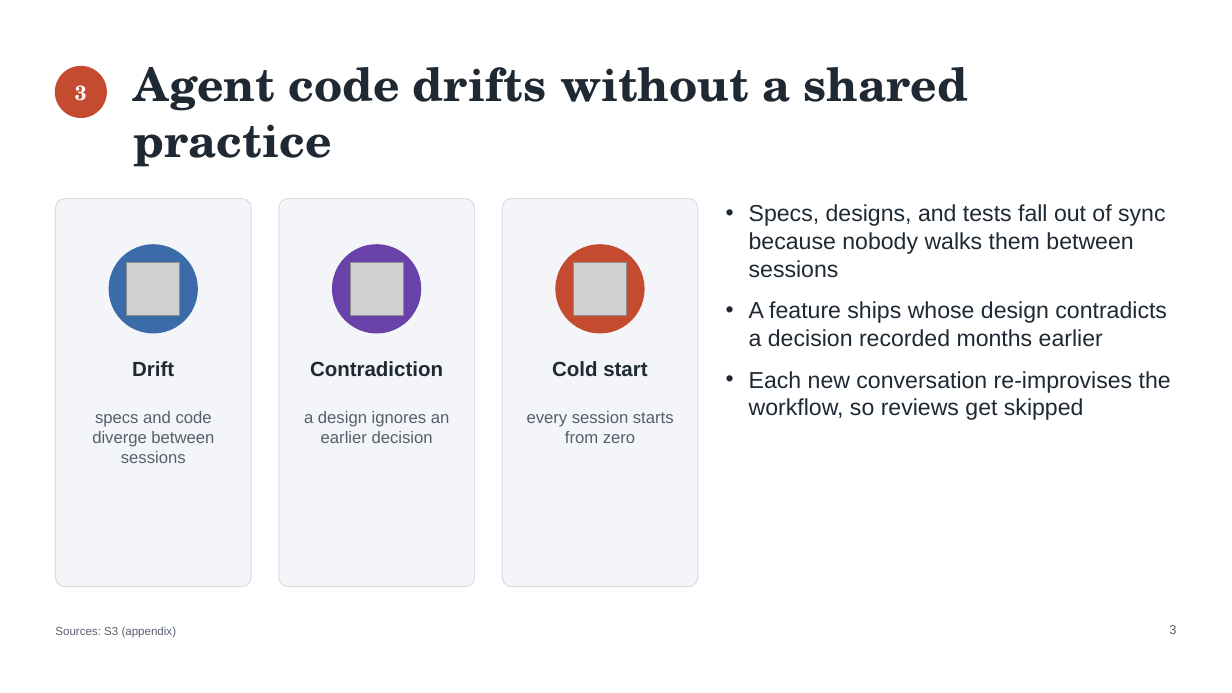
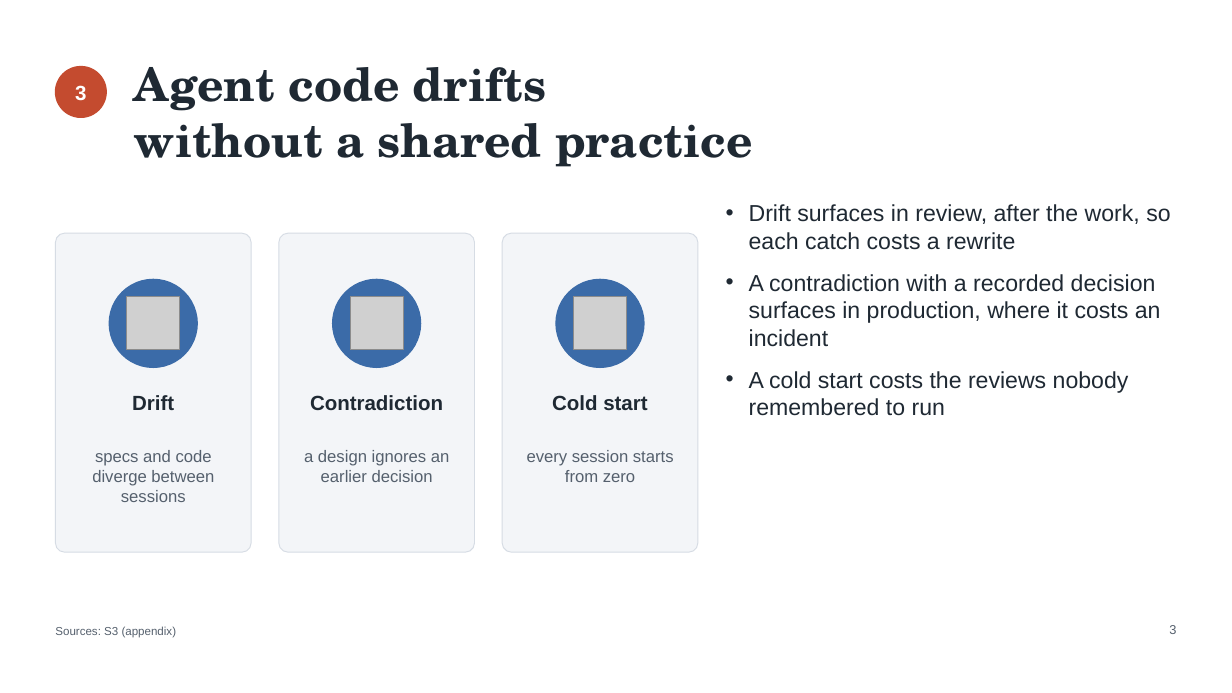
Before and after one commit to DocumentDrivenDX/helix, a slide deck: slide 3 of docs/helix/06-iterate/deliverables/assets/DEL-001-helix-evaluation-deck.pptx. Drawn at 1232x693 pixels with LibreOffice and Linux fonts; fonts in the diff are those of the drawing; grey boxes stand for pictures. Boxes give left, top, right and bottom in pixels: in the first picture for what was removed or moved away, otherwise in the second. Text is boxed around its words. In the diff, an @@ line names an element or a change of style, - is before the commit and + after.

```diff
--- a/docs/helix/06-iterate/deliverables/assets/DEL-001-helix-evaluation-deck.pptx
+++ b/docs/helix/06-iterate/deliverables/assets/DEL-001-helix-evaluation-deck.pptx
@@ text at (134, 67, 753, 167): text changed @@
-Agent code drifts without a shared practice
+Agent code drifts
+without a shared practice
@@ text at (749, 204, 1170, 416): text changed @@
-• Specs, designs, and tests fall out of sync because nobody walks them between sessions
-• A feature ships whose design contradicts a decision recorded months earlier
-• Each new conversation re-improvises the workflow, so reviews get skipped
+• Drift surfaces in review, after the work, so each catch costs a rewrite
+• A contradiction with a recorded decision surfaces in production, where it costs an incident
+• A cold start costs the reviews nobody remembered to run
@@ rounded rectangle: place and size @@
-rounded rectangle at (55, 199, 251, 587)
+rounded rectangle at (55, 233, 251, 552)
@@ rounded rectangle: place and size @@
-rounded rectangle at (279, 199, 475, 587)
+rounded rectangle at (279, 233, 475, 552)
@@ rounded rectangle: place and size @@
-rounded rectangle at (503, 199, 699, 587)
+rounded rectangle at (503, 233, 699, 552)
@@ ellipse at (333, 279, 421, 367): fill #6842A8 to #3B6BA8; outline #6842A8 1 pt to #3B6BA8 1 pt @@
@@ 3 pictures, 3 texts, 3 ellipses: place and size @@
-3 pictures, 3 texts, 3 ellipses at (109, 245, 647, 376)
+3 pictures, 3 texts, 3 ellipses at (109, 279, 647, 410)
@@ ellipse at (556, 279, 644, 367): fill #C44B2F to #3B6BA8; outline #C44B2F 1 pt to #3B6BA8 1 pt @@
@@ text "specs and code diverge between ...": place and size @@
-text "specs and code diverge between ..." at (92, 411, 214, 463)
+text "specs and code diverge between ..." at (92, 450, 214, 502)
@@ text "a design ignores an earlier ...": place and size @@
-text "a design ignores an earlier ..." at (304, 411, 450, 443)
+text "a design ignores an earlier ..." at (304, 450, 450, 482)
@@ text "every session starts from zero": place and size @@
-text "every session starts from zero" at (527, 411, 674, 443)
+text "every session starts from zero" at (527, 450, 674, 482)
```
Also in this commit, not shown: 13 other slides changed, 5 other files.
